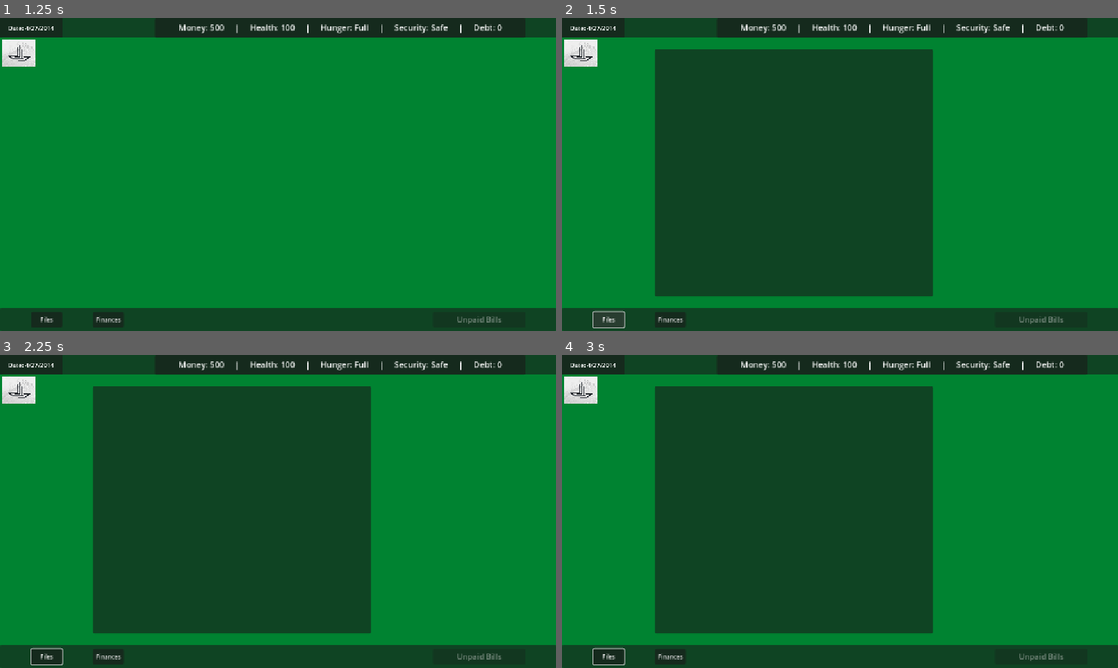
Above: before the commit, frames 1-4 (two rows, left to right).
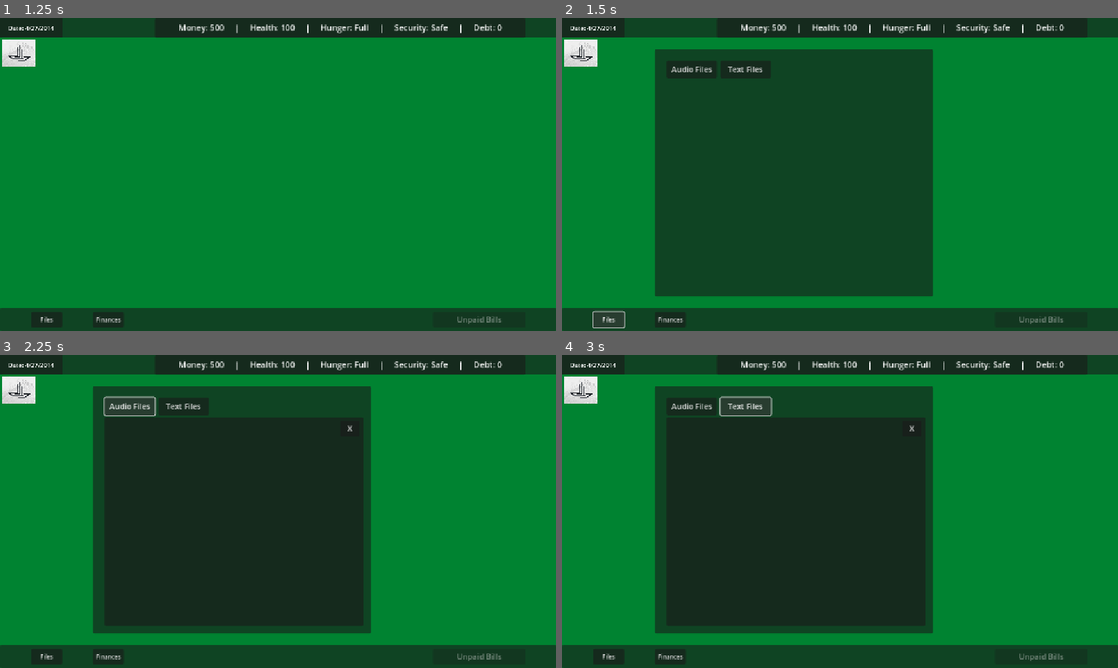
Above: after the commit, the same moments.

Repository: andrewpressman/Operation-OS
Game: Godot game, scene res://Menu/MainMenu.tscn
Same seed, same stepped clock (60 frames per second), same inputs: the game is played once before the commit and once after it.
Inputs (mouse positions are in pixels of both pictures, inside the frame that each line leads up to):
- Up to frame 1 (1.25 s): click "New Game" at 0.5 s
- Up to frame 2 (1.5 s): click "Files" at 1.25 s
- Up to frame 3 (2.25 s): click (127, 405) at 2 s, where only the run after the commit has a clickable "Audio Files"
- Up to frame 4 (3 s): click (745, 405) at 2.75 s, where only the run after the commit has a clickable "Text Files"

Frame 1 is identical in both runs. In frame 2, 0.9% of the frame differs, in the area x 19-38%, y 13-20%; in frame 3, 32%, in the area x 5-66%, y 13-100%; in frame 4, 32%.

Commit message:
Framework for unlocked files window
Placeholder windows for Audio and Text files
Base interface to view files

Diff:
--- /dev/null
+++ b/Home/AudioPlayer.tscn
@@ -0,0 +1,34 @@
+[gd_scene format=3 uid="uid://sdmf6jm34hov"]
+
+[node name="Window" type="Window"]
+initial_position = 1
+size = Vector2i(600, 300)
+
+[node name="Subtitles" type="Panel" parent="."]
+offset_top = 136.0
+offset_right = 600.0
+offset_bottom = 300.0
+
+[node name="RichTextLabel" type="RichTextLabel" parent="Subtitles"]
+layout_mode = 0
+offset_left = 8.0
+offset_top = 16.0
+offset_right = 592.0
+offset_bottom = 160.0
+text = "Subtitles go here"
+horizontal_alignment = 1
+vertical_alignment = 1
+
+[node name="Player" type="Panel" parent="."]
+offset_right = 600.0
+offset_bottom = 128.0
+
+[node name="Label" type="Label" parent="Player"]
+layout_mode = 0
+offset_left = 96.0
+offset_top = 32.0
+offset_right = 512.0
+offset_bottom = 112.0
+text = "Audio player controls go here"
+horizontal_alignment = 1
+vertical_alignment = 1
--- a/Home/FilesCLI.gd
+++ /dev/null
@@ -1,6 +0,0 @@
-extends Panel
-
-
-# Called when the node enters the scene tree for the first time.
-func _ready() -> void:
-	pass
--- a/Home/HomeDesktop.tscn
+++ b/Home/HomeDesktop.tscn
@@ -5,12 +5,13 @@
 [ext_resource type="Script" uid="uid://bu5bal6bbm8dn" path="res://Work/clock.gd" id="2_g4fyx"]
 [ext_resource type="PackedScene" uid="uid://bg77iwchwhc56" path="res://Menu/Options.tscn" id="2_ouabc"]
 [ext_resource type="Script" uid="uid://wx6udpnlcvrg" path="res://Home/finances.gd" id="3_qon11"]
-[ext_resource type="Script" uid="uid://0yisn75o4osx" path="res://Home/FilesCLI.gd" id="4_x257b"]
+[ext_resource type="Script" uid="uid://0yisn75o4osx" path="res://Home/UnlockedFiles.gd" id="4_x257b"]
 
 [sub_resource type="PlaceholderTexture2D" id="PlaceholderTexture2D_ouabc"]
 
 [node name="HomeScreen" type="Node2D"]
 script = ExtResource("1_h8ttb")
+metadata/_edit_lock_ = true
 
 [node name="Background" type="ColorRect" parent="."]
 offset_right = 1152.0
@@ -248,9 +249,9 @@
 
 [node name="TEMP" type="Label" parent="Finances/Bills"]
 layout_mode = 0
-offset_left = 40.0
+offset_left = 64.0
 offset_top = 216.0
-offset_right = 211.0
+offset_right = 240.0
 offset_bottom = 239.0
 text = "Possible Fines go here"
 
@@ -273,12 +274,52 @@
 text = "Pay bills"
 
 [node name="Files" type="Panel" parent="."]
-visible = false
 offset_left = 192.0
 offset_top = 64.0
 offset_right = 768.0
 offset_bottom = 576.0
 script = ExtResource("4_x257b")
+
+[node name="Audio" type="Button" parent="Files"]
+layout_mode = 0
+offset_left = 24.0
+offset_top = 24.0
+offset_right = 128.0
+offset_bottom = 60.0
+text = "Audio Files"
+
+[node name="AudioFiles" type="Panel" parent="Files"]
+visible = false
+layout_mode = 0
+offset_left = 24.0
+offset_top = 64.0
+offset_right = 560.0
+offset_bottom = 496.0
+
+[node name="Text" type="Button" parent="Files"]
+layout_mode = 0
+offset_left = 136.0
+offset_top = 24.0
+offset_right = 240.0
+offset_bottom = 60.0
+text = "Text Files"
+
+[node name="TextFiles" type="Panel" parent="Files"]
+visible = false
+layout_mode = 0
+offset_left = 24.0
+offset_top = 64.0
+offset_right = 560.0
+offset_bottom = 496.0
+
+[node name="Close" type="Button" parent="Files"]
+visible = false
+layout_mode = 0
+offset_left = 512.0
+offset_top = 72.0
+offset_right = 552.0
+offset_bottom = 104.0
+text = "X"
 
 [connection signal="pressed" from="DEBUG BUTTON" to="." method="UpdateStats"]
 [connection signal="pressed" from="Taskbar/UnlockedFiles" to="." method="FilesButton"]
@@ -292,3 +333,6 @@
 [connection signal="pressed" from="Finances/Bills/Security" to="Finances" method="ToggleSecurity"]
 [connection signal="pressed" from="Finances/Bills/Debt" to="Finances" method="ToggleDebt"]
 [connection signal="pressed" from="Finances/Pay" to="Finances" method="PayBills"]
+[connection signal="pressed" from="Files/Audio" to="Files" method="ShowAudioFiles"]
+[connection signal="pressed" from="Files/Text" to="Files" method="ShowTextFiles"]
+[connection signal="pressed" from="Files/Close" to="Files" method="Close"]
--- /dev/null
+++ b/Home/TextFileReader.tscn
@@ -0,0 +1,15 @@
+[gd_scene format=3 uid="uid://dct1qi1wph2ss"]
+
+[node name="Window" type="Window"]
+initial_position = 1
+size = Vector2i(550, 550)
+
+[node name="ColorRect" type="ColorRect" parent="."]
+offset_right = 550.0
+offset_bottom = 551.0
+color = Color(0.201527, 0.201527, 0.201527, 1)
+
+[node name="RichTextLabel" type="RichTextLabel" parent="."]
+offset_right = 550.0
+offset_bottom = 550.0
+text = "Text File text will go here"
--- /dev/null
+++ b/Home/UnlockedFiles.gd
@@ -0,0 +1,22 @@
+extends Panel
+
+# Called when the node enters the scene tree for the first time.
+func _ready() -> void:
+	$AudioFiles.visible = false
+	$TextFiles.visible = false
+	$Close.visible = false
+
+func ShowAudioFiles():
+	$AudioFiles.visible = true
+	$TextFiles.visible = false
+	$Close.visible = true
+
+func ShowTextFiles():
+	$AudioFiles.visible = false
+	$TextFiles.visible = true
+	$Close.visible = true
+
+func Close():
+	$AudioFiles.visible = false
+	$TextFiles.visible = false
+	$Close.visible = false
--- a/Menu/MainMenu.tscn
+++ b/Menu/MainMenu.tscn
@@ -4,6 +4,7 @@
 
 [node name="Menu" type="Node2D"]
 script = ExtResource("1_2s6tg")
+metadata/_edit_lock_ = true
 
 [node name="ColorRect" type="ColorRect" parent="."]
 offset_right = 1152.0
--- a/Menu/options.gd
+++ b/Menu/options.gd
@@ -31,4 +31,6 @@
 	if SaveLoad.CurrentScreen == "WORK":
 		GlobalVar.CurrentLevel -= 1
 	SaveLoad.Save()
+	#Tiny delay to prevent error: _push_unhandled_input_internal: Condition "!is_inside_tree()" is true.
+	await get_tree().create_timer(.001).timeout
 	get_tree().change_scene_to_file("res://Menu/MainMenu.tscn")
--- a/Work/WorkDesktop.tscn
+++ b/Work/WorkDesktop.tscn
@@ -66,6 +66,7 @@
 LowAdChance = 20
 MedAdChance = 10
 HighAdChance = 5
+metadata/_edit_lock_ = true
 
 [node name="Background" type="ColorRect" parent="."]
 offset_right = 1152.0
Renamed: Home/FilesCLI.gd.uid -> Home/UnlockedFiles.gd.uid
